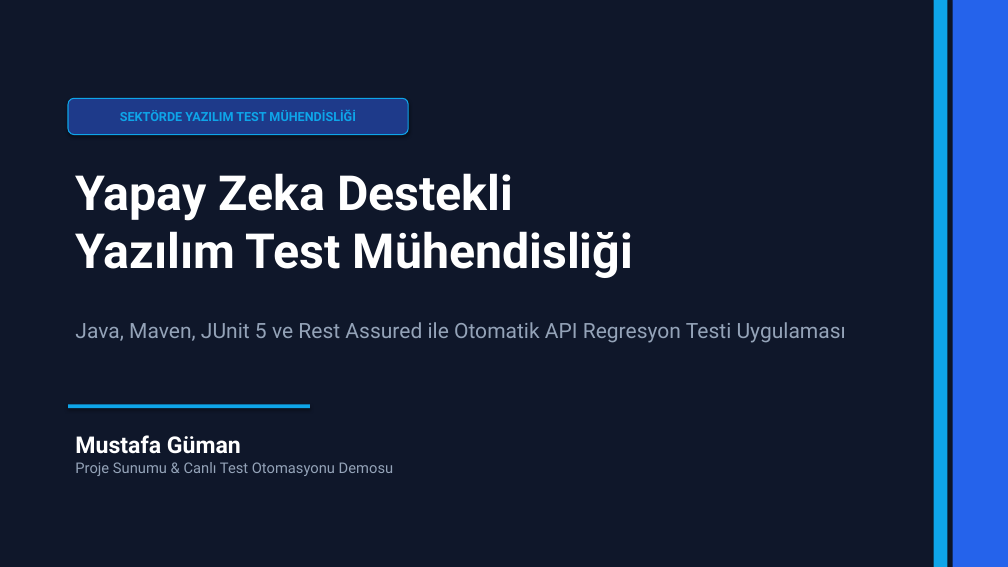
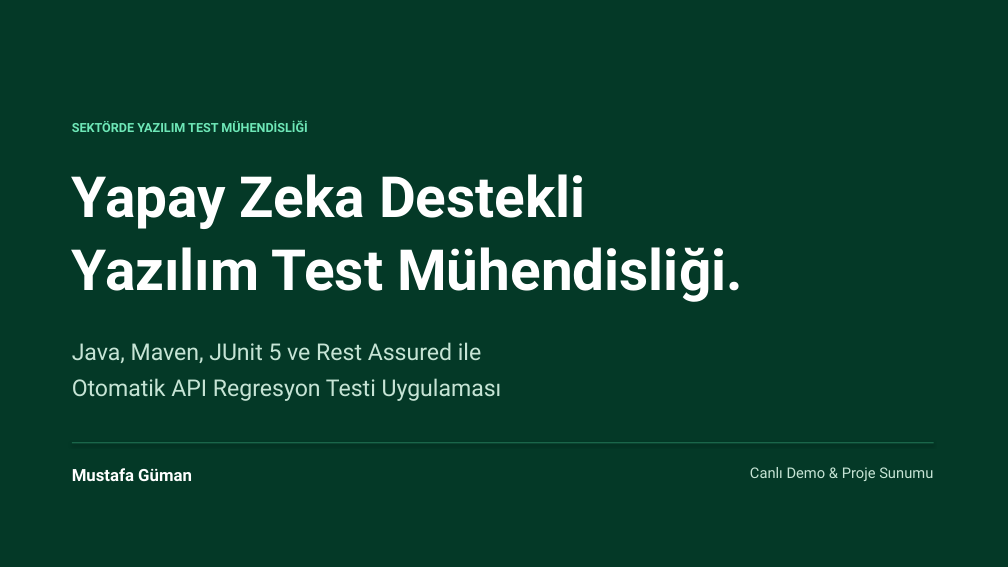
Before and after one commit to mustafagmn/24118007_MustafaGuman_YazilimGelistirme_rest-assured-api-regression-test, a slide deck: slide 1 of sunum/Yapay_Zeka_Destekli_Yazilim_Test_Muhendisligi_Mustafa_Guman.pptx. Drawn at 1008x567 pixels with LibreOffice and Linux fonts; fonts in the diff are those of the drawing. Boxes give left, top, right and bottom in pixels: in the first picture for what was removed or moved away, otherwise in the second. Text is boxed around its words. In the diff, an @@ line names an element or a change of style, - is before the commit and + after.

Commit message:
Update presentation with Apple Keynote minimalist green-white theme

```diff
--- a/sunum/Yapay_Zeka_Destekli_Yazilim_Test_Muhendisligi_Mustafa_Guman.pptx
+++ b/sunum/Yapay_Zeka_Destekli_Yazilim_Test_Muhendisligi_Mustafa_Guman.pptx
@@ background #0F172A to #043927 @@
@@ rectangle removed at bbox=[934, 0, 948, 567] @@
@@ rectangle removed at bbox=[953, 0, 1008, 567] @@
@@ text "SEKTÖRDE YAZILIM TEST MÜHENDİSLİĞİ": place and size @@
-text "SEKTÖRDE YAZILIM TEST MÜHENDİSLİĞİ" at bbox=[68, 98, 408, 135]
+text "SEKTÖRDE YAZILIM TEST MÜHENDİSLİĞİ" at bbox=[72, 120, 307, 132]
@@ text "SEKTÖRDE YAZILIM TEST MÜHENDİSLİĞİ" at bbox=[72, 120, 307, 132]: text colour #0EA5E9 to #6EE7B7; alignment centre to left; line spacing 1 to 1.18; vertical alignment middle to top; fill #1E3A8A to none; outline #0EA5E9 1 pt to none; shadow off @@
@@ text at bbox=[72, 174, 743, 302]: text changed; size 46 to 54 pt @@
-Yapay Zeka Destekli
-Yazılım Test Mühendisliği
+Yapay Zeka Destekli
+Yazılım Test Mühendisliği.
@@ text "Java, Maven, JUnit 5 ve ...": place and size @@
-text "Java, Maven, JUnit 5 ve ..." at bbox=[75, 322, 846, 343]
+text "Java, Maven, JUnit 5 ve ..." at bbox=[72, 342, 502, 401]
@@ text "Java, Maven, JUnit 5 ve ..." at bbox=[72, 342, 502, 401]: size 20 to 22 pt, text colour #94A3B8 to #C6E4D5; line spacing 1 to 1.3 @@
@@ rectangle removed at bbox=[68, 405, 310, 408] @@
@@ rectangle added at bbox=[72, 442, 934, 443], fill #1A664A @@
@@ text "Mustafa Güman": place and size @@
-text "Mustafa Güman" at bbox=[75, 435, 393, 476]
+text "Mustafa Güman" at bbox=[72, 468, 192, 481]
@@ text "Mustafa Güman" at bbox=[72, 468, 192, 481]: size 22 to 16 pt; line spacing 1 to 1.18 @@
@@ text at bbox=[75, 462, 393, 476]: paragraph removed @@
-Proje Sunumu & Canlı Test Otomasyonu Demosu
@@ text added at bbox=[750, 467, 933, 481], 14 pt, text #C6E4D5 @@
+Canlı Demo & Proje Sunumu
```
Also in this commit, not shown: 5 other slides changed, 5 slides added, 5 slides removed.
